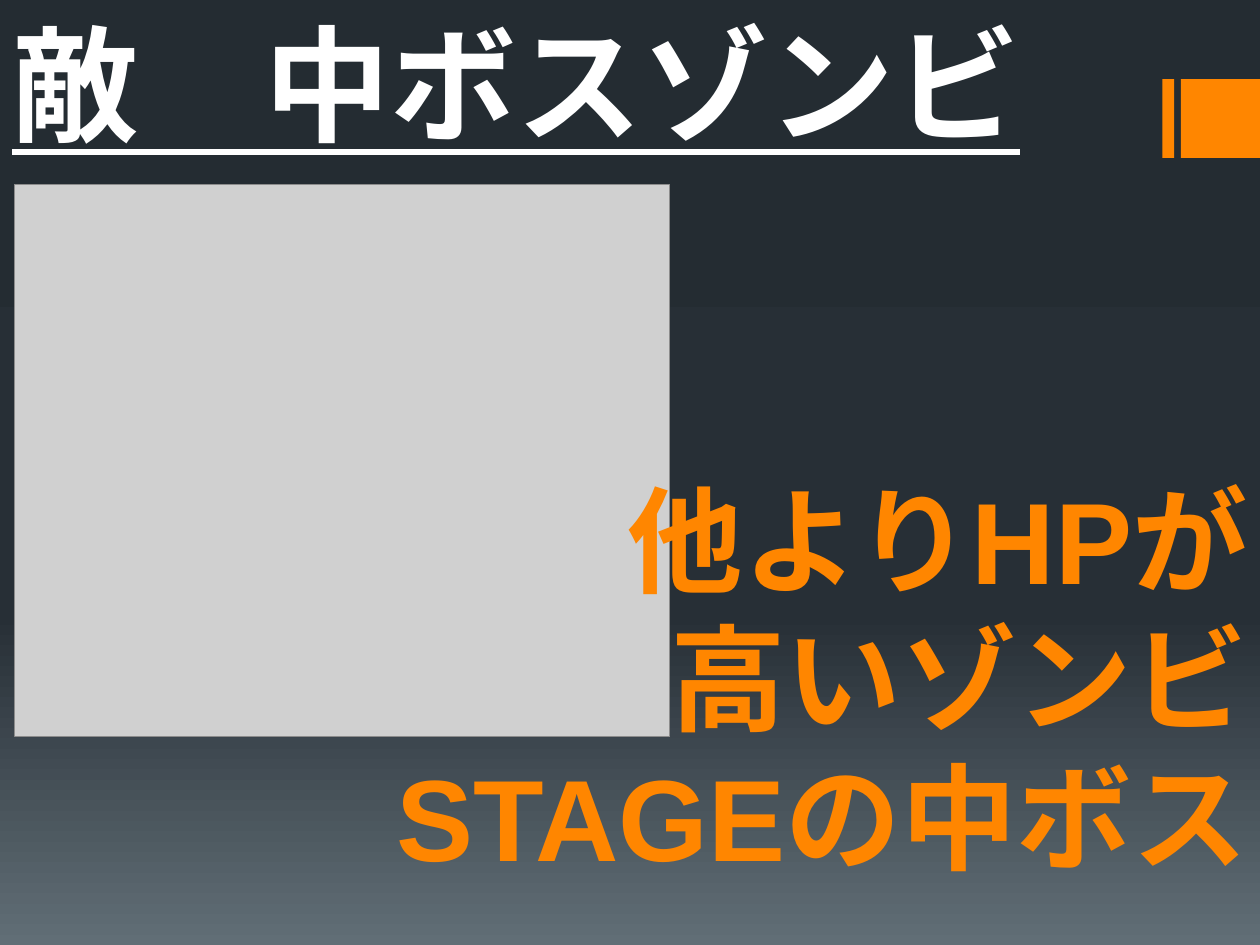
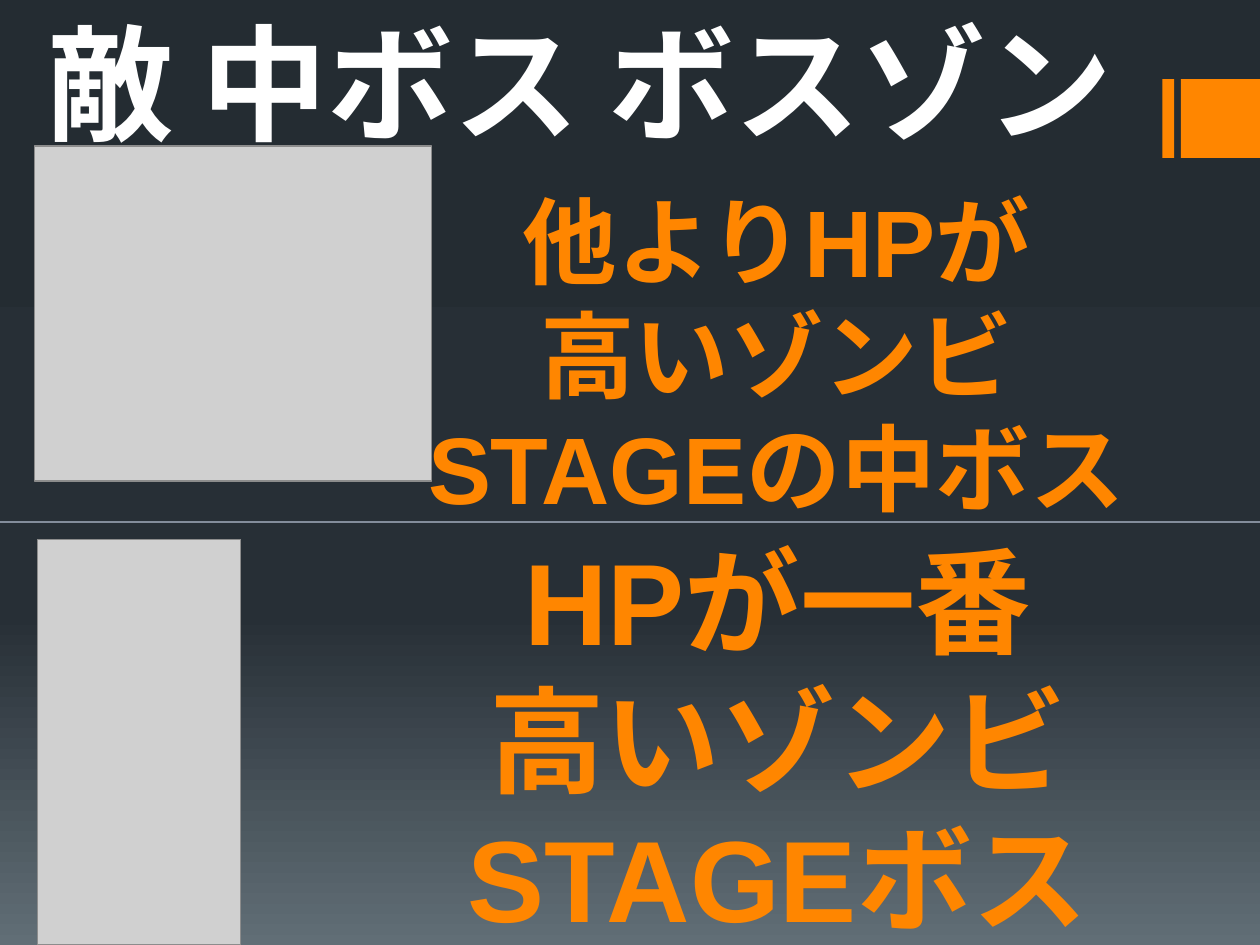
Before and after one commit to Shirayuki1850/-, a slide deck: slide 5 of 説明書.pptx (slide 6 before the commit). Drawn at 1260x945 pixels with LibreOffice and Linux fonts; fonts in the diff are those of the drawing; grey boxes stand for pictures. Boxes give left, top, right and bottom in pixels: in the first picture for what was removed or moved away, otherwise in the second. Text is boxed around its words. In the diff, an @@ line names an element or a change of style, - is before the commit and + after.

```diff
--- a/説明書.pptx
+++ b/説明書.pptx
@@ text at [47, 3, 1112, 318]: text changed @@
-敵 中ボスゾンビ
+敵 中ボス ボスゾンビ
@@ picture added at [35, 146, 432, 481] @@
@@ text "他よりHPが": place and size @@
-text "他よりHPが" at [396, 466, 1248, 872]
+text "他よりHPが" at [428, 195, 1125, 513]
@@ text "他よりHPが" at [428, 195, 1125, 513]: size 66 to 54 pt; alignment right to centre @@
@@ picture removed at [15, 185, 670, 737] @@
@@ line added from (0, 522) to (1260, 522), #838D9B 1 pt @@
@@ picture added at [38, 539, 241, 945] @@
@@ text added at [468, 553, 1088, 929], 66 pt, text #FF8600, bold @@
+HPが一番
+高いゾンビ
+STAGEボス
```
Also in this commit, not shown: 2 other slides changed, 3 slides removed, 43 other files.
